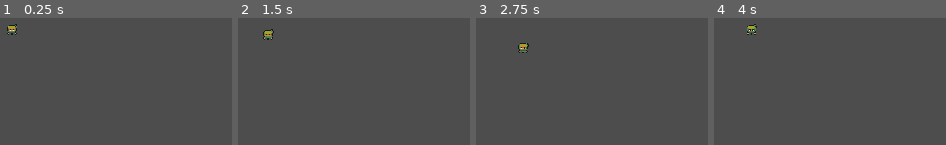
Above: before the commit, frames 1-4 (left to right).
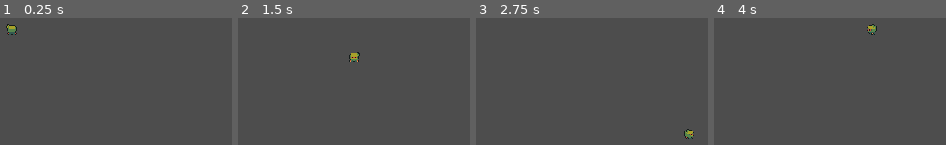
Above: after the commit, the same moments.

Repository: joao-enrique/RPG-game
Game: Godot game, scene res://Scenes/world.tscn
The game is run twice, just before and just after one commit, with the same random seed, the same clock (stepped at 60 frames per second) and the same inputs. The project has no main scene, so this scene is started directly.
Inputs:
- Up to frame 1 (0.25 s): no input
- Up to frame 2 (1.5 s): tap Enter at 0.5 s; hold Right (ui_right) 0.53-1.28 s; hold Down (ui_down) from 1.28 s (still down)
- Up to frame 3 (2.75 s): release Down (ui_down) at 2.03 s; hold Right (ui_right) from 2.03 s (still down)
- Up to frame 4 (4 s): tap Space at 2.75 s; release Right (ui_right) at 2.78 s; hold Up (ui_up) 2.78-3.53 s; tap Enter at 3.5 s; hold Left (ui_left) from 3.53 s (still down)

The runs differ from the first frame. In frame 1, 0.1% of the frame differs, in the area x 2-8%, y 4-13%; in frame 2, 0.6%, in the area x 10-53%, y 8-35%; in frame 3, 0.6%; in frame 4, 0.6%.

Commit message:
💾Feat: Add Animation Movement in Player

Diff:
--- a/Player/player.tscn
+++ b/Player/player.tscn
@@ -1,7 +1,103 @@
-[gd_scene load_steps=3 format=3 uid="uid://dnakixmwkufuu"]
+[gd_scene load_steps=9 format=3 uid="uid://dnakixmwkufuu"]
 
 [ext_resource type="Texture2D" uid="uid://dhwgk4343eseg" path="res://Assets/SpriteSheet.png" id="1_a75cd"]
 [ext_resource type="Script" path="res://Scripts/player.gd" id="1_n4d3q"]
+
+[sub_resource type="Animation" id="Animation_vthi2"]
+resource_name = "WalkDown"
+length = 0.8
+loop_mode = 1
+step = 0.2
+tracks/0/type = "value"
+tracks/0/imported = false
+tracks/0/enabled = true
+tracks/0/path = NodePath("Sprite2D:frame_coords")
+tracks/0/interp = 1
+tracks/0/loop_wrap = true
+tracks/0/keys = {
+"times": PackedFloat32Array(0, 0.2, 0.4, 0.6),
+"transitions": PackedFloat32Array(1, 1, 1, 1),
+"update": 1,
+"values": [Vector2i(0, 0), Vector2i(0, 1), Vector2i(0, 2), Vector2i(0, 3)]
+}
+
+[sub_resource type="Animation" id="Animation_g4ngl"]
+length = 0.001
+tracks/0/type = "value"
+tracks/0/imported = false
+tracks/0/enabled = true
+tracks/0/path = NodePath("Sprite2D:frame_coords")
+tracks/0/interp = 1
+tracks/0/loop_wrap = true
+tracks/0/keys = {
+"times": PackedFloat32Array(0),
+"transitions": PackedFloat32Array(1),
+"update": 1,
+"values": [Vector2i(1, 0)]
+}
+
+[sub_resource type="Animation" id="Animation_cl2lj"]
+resource_name = "WalkUp"
+length = 0.8
+loop_mode = 1
+step = 0.2
+tracks/0/type = "value"
+tracks/0/imported = false
+tracks/0/enabled = true
+tracks/0/path = NodePath("Sprite2D:frame_coords")
+tracks/0/interp = 1
+tracks/0/loop_wrap = true
+tracks/0/keys = {
+"times": PackedFloat32Array(0, 0.2, 0.4, 0.6),
+"transitions": PackedFloat32Array(1, 1, 1, 1),
+"update": 1,
+"values": [Vector2i(1, 0), Vector2i(1, 1), Vector2i(1, 2), Vector2i(1, 3)]
+}
+
+[sub_resource type="Animation" id="Animation_n5q3a"]
+resource_name = "WalkLeft"
+length = 0.8
+loop_mode = 1
+step = 0.2
+tracks/0/type = "value"
+tracks/0/imported = false
+tracks/0/enabled = true
+tracks/0/path = NodePath("Sprite2D:frame_coords")
+tracks/0/interp = 1
+tracks/0/loop_wrap = true
+tracks/0/keys = {
+"times": PackedFloat32Array(0, 0.2, 0.4, 0.6),
+"transitions": PackedFloat32Array(1, 1, 1, 1),
+"update": 1,
+"values": [Vector2i(2, 0), Vector2i(2, 1), Vector2i(2, 2), Vector2i(2, 3)]
+}
+
+[sub_resource type="Animation" id="Animation_cjwok"]
+resource_name = "WalkRight"
+length = 0.8
+loop_mode = 1
+step = 0.2
+tracks/0/type = "value"
+tracks/0/imported = false
+tracks/0/enabled = true
+tracks/0/path = NodePath("Sprite2D:frame_coords")
+tracks/0/interp = 1
+tracks/0/loop_wrap = true
+tracks/0/keys = {
+"times": PackedFloat32Array(0, 0.2, 0.4, 0.6),
+"transitions": PackedFloat32Array(1, 1, 1, 1),
+"update": 1,
+"values": [Vector2i(3, 0), Vector2i(3, 1), Vector2i(3, 2), Vector2i(3, 3)]
+}
+
+[sub_resource type="AnimationLibrary" id="AnimationLibrary_sqhmk"]
+_data = {
+"RESET": SubResource("Animation_g4ngl"),
+"WalkDown": SubResource("Animation_vthi2"),
+"WalkLeft": SubResource("Animation_n5q3a"),
+"WalkRight": SubResource("Animation_cjwok"),
+"WalkUp": SubResource("Animation_cl2lj")
+}
 
 [node name="Player" type="CharacterBody2D"]
 script = ExtResource("1_n4d3q")
@@ -11,3 +107,9 @@
 texture = ExtResource("1_a75cd")
 hframes = 4
 vframes = 7
+frame = 1
+
+[node name="animations" type="AnimationPlayer" parent="."]
+libraries = {
+"": SubResource("AnimationLibrary_sqhmk")
+}
--- a/Scenes/world.tscn
+++ b/Scenes/world.tscn
@@ -6,3 +6,4 @@
 
 [node name="Player" parent="." instance=ExtResource("1_ypm1v")]
 position = Vector2(105, 65)
+speed = 200
--- a/Scripts/player.gd
+++ b/Scripts/player.gd
@@ -1,11 +1,24 @@
 extends CharacterBody2D
 
 @export var speed: int = 35
+@onready var animations = $animations
 
 func handleInput():
 	var moveDirection = Input.get_vector("ui_left", "ui_right", "ui_up", "ui_down")
 	velocity = moveDirection * speed
 
+func updateAnimation():
+	if velocity.length() == 0:
+		animations.stop()
+	else:
+		var direction = "Down"
+		if velocity.x < 0: direction = "Left"
+		elif velocity.x > 0: direction = "Right"
+		elif velocity.y < 0: direction = "Up"
+
+		animations.play("Walk"+direction)
+
 func _physics_process(delta):
 	handleInput()
 	move_and_slide()
+	updateAnimation()
